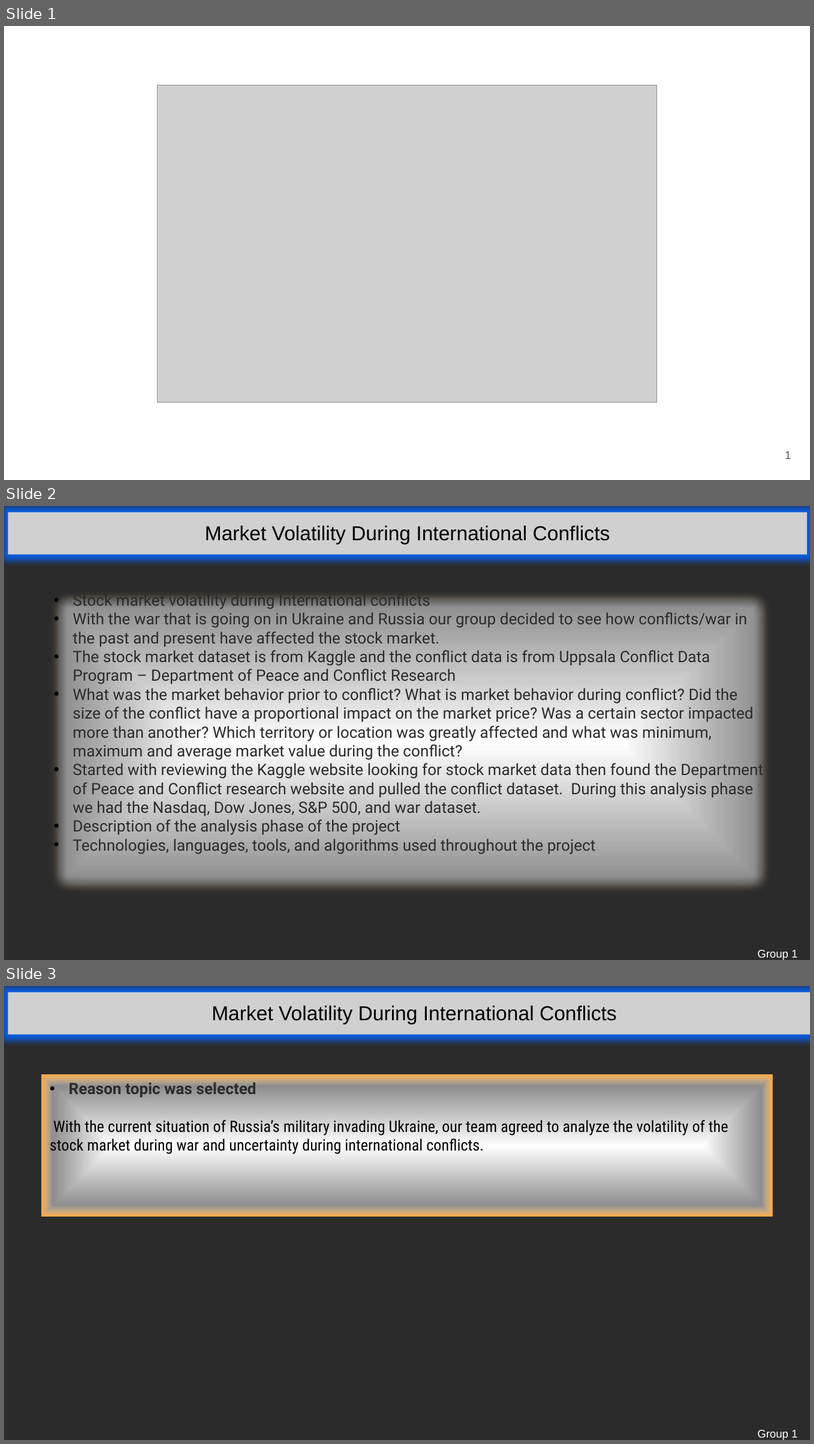
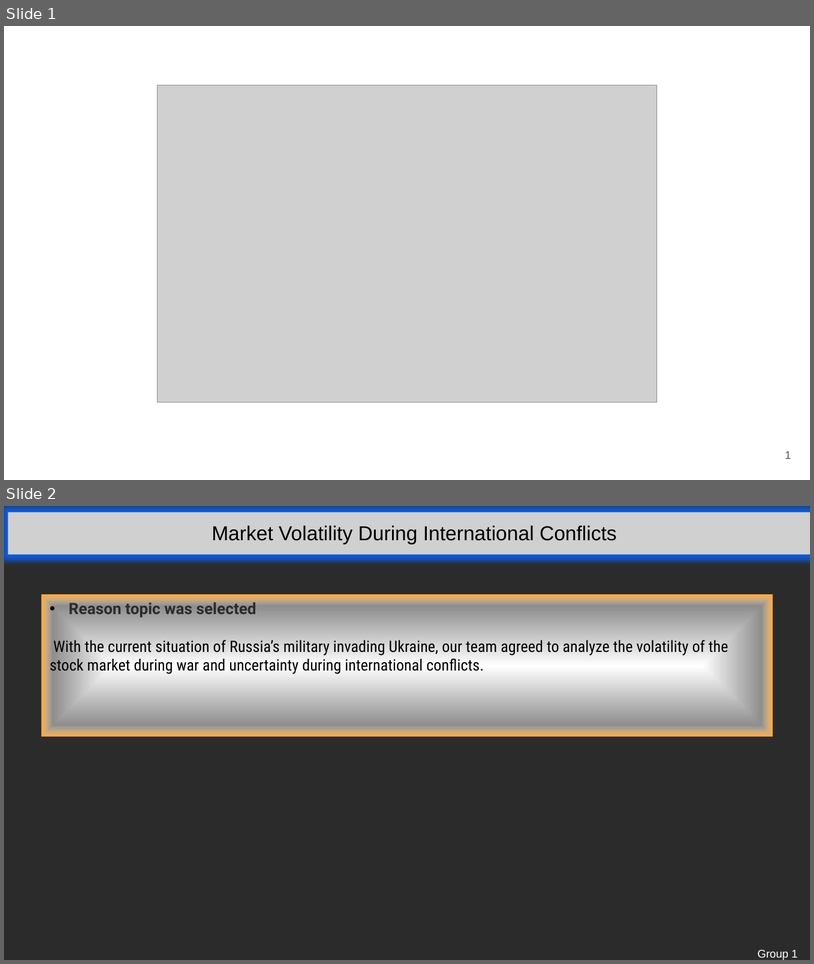
Before and after one commit to THeath15/Team1--Project, a slide deck: Group1 presentation revised.pptx. Shown one above the other, each under a label of ours: slides 1, 2 and 3 before the commit, slides 1 and 2 after it. The pictures are 814x1444 and 814x964 pixels, drawn with LibreOffice and Linux fonts; fonts in the diff are those of the drawing; grey boxes stand for pictures; background and template pictures are left out; a plain dark background stands for a picture behind light text. Boxes give left, top, right and bottom in pixels: in the first picture for what was removed or moved away, otherwise in the second. Text is boxed around its words. In the diff, an @@ line names an element or a change of style, - is before the commit and + after.

Commit message:
updated presentation

```diff
--- a/Group1 presentation revised.pptx
+++ b/Group1 presentation revised.pptx
@@ slide 2 removed at bbox=[4, 506, 810, 960], background picture (left out) @@
@@ picture removed at bbox=[8, 513, 807, 555] @@
-Market Volatility During International Conflicts
@@ text removed at bbox=[73, 601, 764, 854] @@
-• Stock market volatility during International conflicts
-• With the war that is going on in Ukraine and Russia our group decided to see how conflicts/war in the past and present have affected the stock market.
-• The stock market dataset is from Kaggle and the conflict data is from Uppsala Conflict Data Program – Department of Peace and Conflict Research
-• What was the market behavior prior to conflict? What is market behavior during conflict? Did the size of the conflict have a proportional impact on the market price? Was a certain sector impacted more than another? Which territory or location was greatly affected and what was minimum, maximum and average market value during the conflict?
-• Started with reviewing the Kaggle website looking for stock market data then found the Department of Peace and Conflict research website and pulled the conflict dataset. During this analysis phase we had the Nasdaq, Dow Jones, S&P 500, and war dataset.
-• Description of the analysis phase of the project
-• Technologies, languages, tools, and algorithms used throughout the project
@@ text removed at bbox=[758, 949, 798, 960] @@
-Group 1
@@ what was slide 3 is now slide 2 @@
```
Also in this commit, not shown: 1 slide changed, 1 other slide removed.
